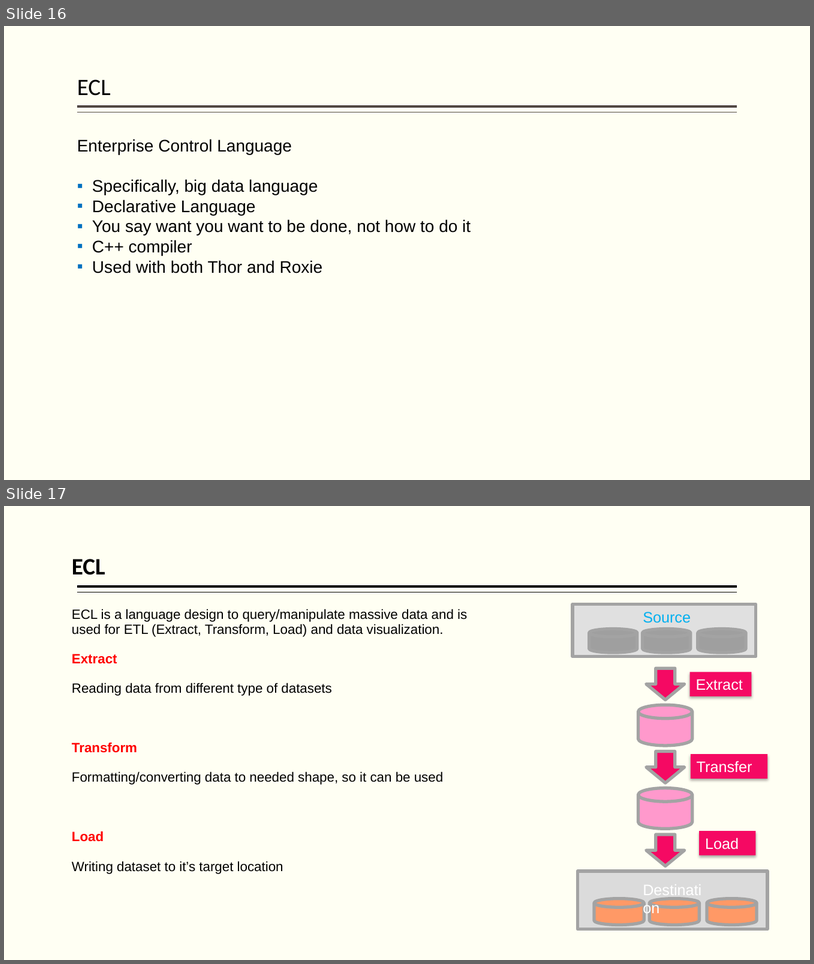
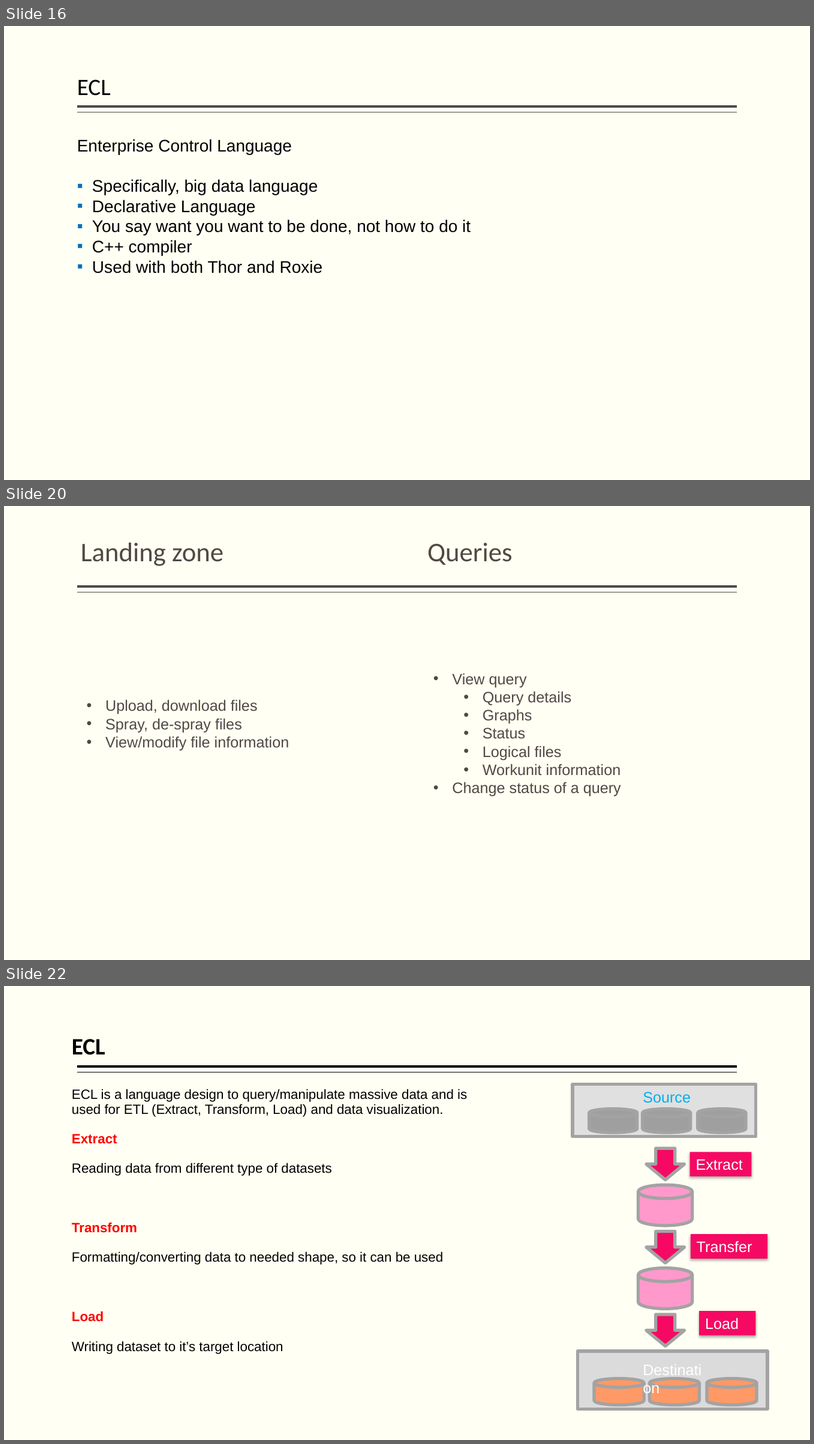
Before and after one commit to hpccsystems-solutions-lab/NCF-2021, a slide deck: BigData-ECL-NCF2021.pptx. Shown one above the other, each under a label of ours: slides 16 and 17 before the commit, slides 16, 20 and 22 after it; the slides between them are not shown. The pictures are 814x964 and 814x1444 pixels, drawn with LibreOffice and Linux fonts; fonts in the diff are those of the drawing. Boxes give left, top, right and bottom in pixels: in the first picture for what was removed or moved away, otherwise in the second. Text is boxed around its words. In the diff, an @@ line names an element or a change of style, - is before the commit and + after.

```diff
--- a/BigData-ECL-NCF2021.pptx
+++ b/BigData-ECL-NCF2021.pptx
@@ slide 20 added at <box>4,506,810,960</box>, background #FFFFF3; not listed: 2 template elements that a slide beside it also shows @@
@@ text added at <box>81,543,224,566</box>, 32 pt, text #514843 @@
+Landing zone
@@ text added at <box>428,543,513,565</box>, 32 pt, text #514843 @@
+Queries
@@ text added at <box>452,673,621,796</box>, 18 pt, text #514843 @@
+• View query
+  • Query details
+  • Graphs
+  • Status
+  • Logical files
+  • Workunit information
+• Change status of a query
@@ text added at <box>105,699,290,750</box>, 18 pt, text #514843 @@
+• Upload, download files
+• Spray, de-spray files
+• View/modify file information
@@ what was slide 17 is now slide 22 @@
```
Also in this commit, not shown: 11 slides changed, 6 other slides added, 1 slide removed, 6 other files.
